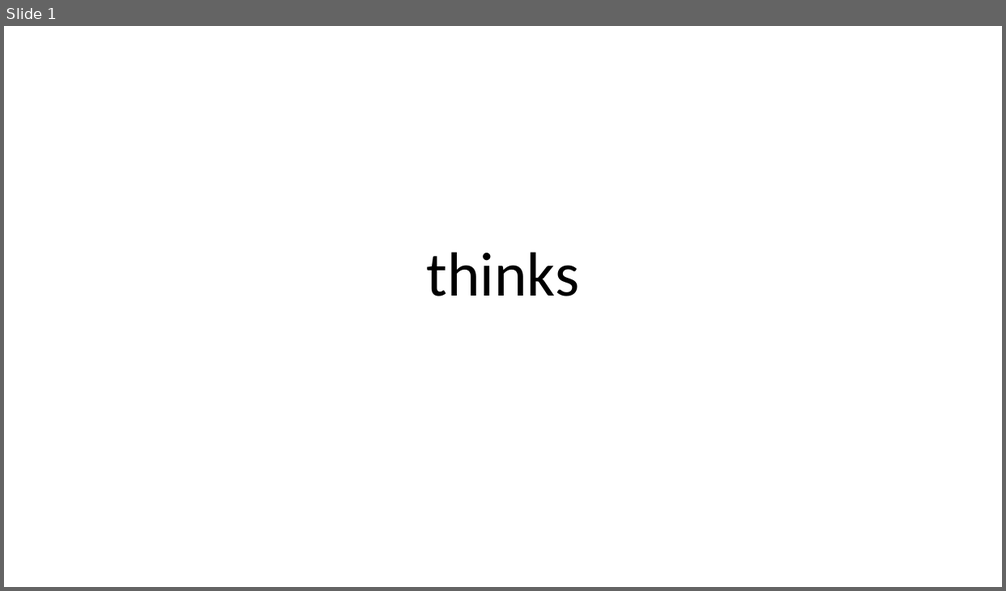
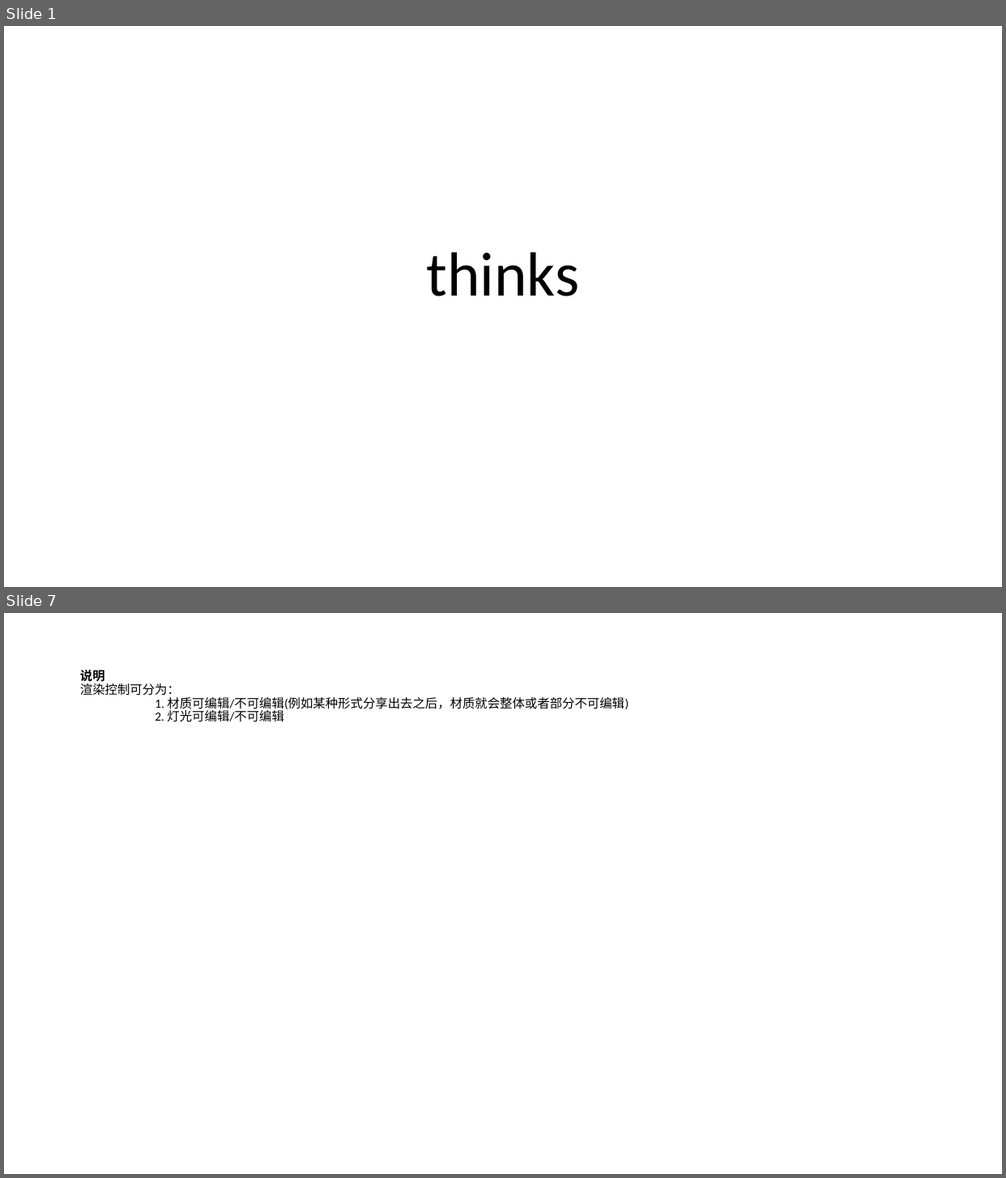
Before and after one commit to vilyLei/voxserver, a slide deck: src/dsrdiffusion/thinks.pptx. Shown one above the other, each under a label of ours: slide 1 before the commit, slides 1 and 7 after it; the slides between them are not shown. The pictures are 1006x591 and 1006x1178 pixels, drawn with LibreOffice and Linux fonts; fonts in the diff are those of the drawing. Boxes give left, top, right and bottom in pixels: in the first picture for what was removed or moved away, otherwise in the second. Text is boxed around its words. In the diff, an @@ line names an element or a change of style, - is before the commit and + after.

```diff
--- a/src/dsrdiffusion/thinks.pptx
+++ b/src/dsrdiffusion/thinks.pptx
@@ slide 7 added at <box>4,613,1002,1174</box>, background #FFFFFF @@
@@ title added at <box>80,668,629,722</box>, 12 pt, text #000000 @@
+说明
+渲染控制可分为：
+1. 材质可编辑/不可编辑(例如某种形式分享出去之后，材质就会整体或者部分不可编辑)
+2. 灯光可编辑/不可编辑
```
Also in this commit, not shown: 1 slide changed, 6 other slides added, 1 other file.
